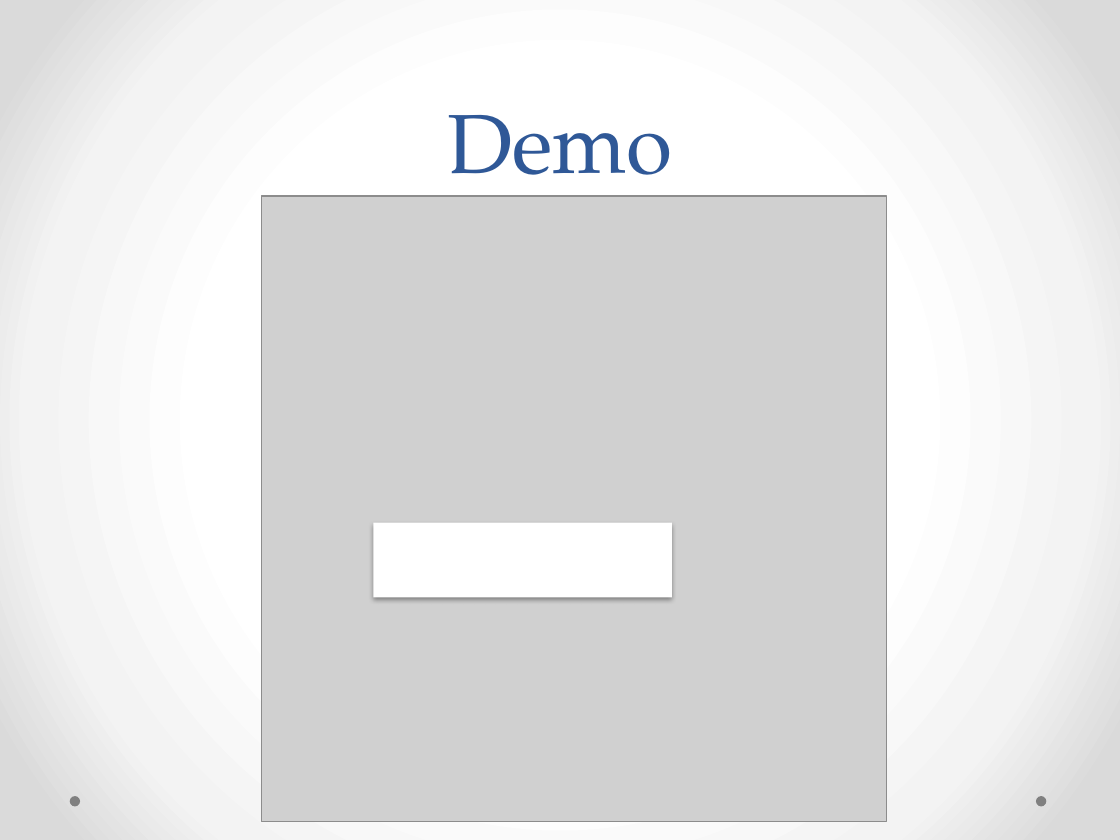
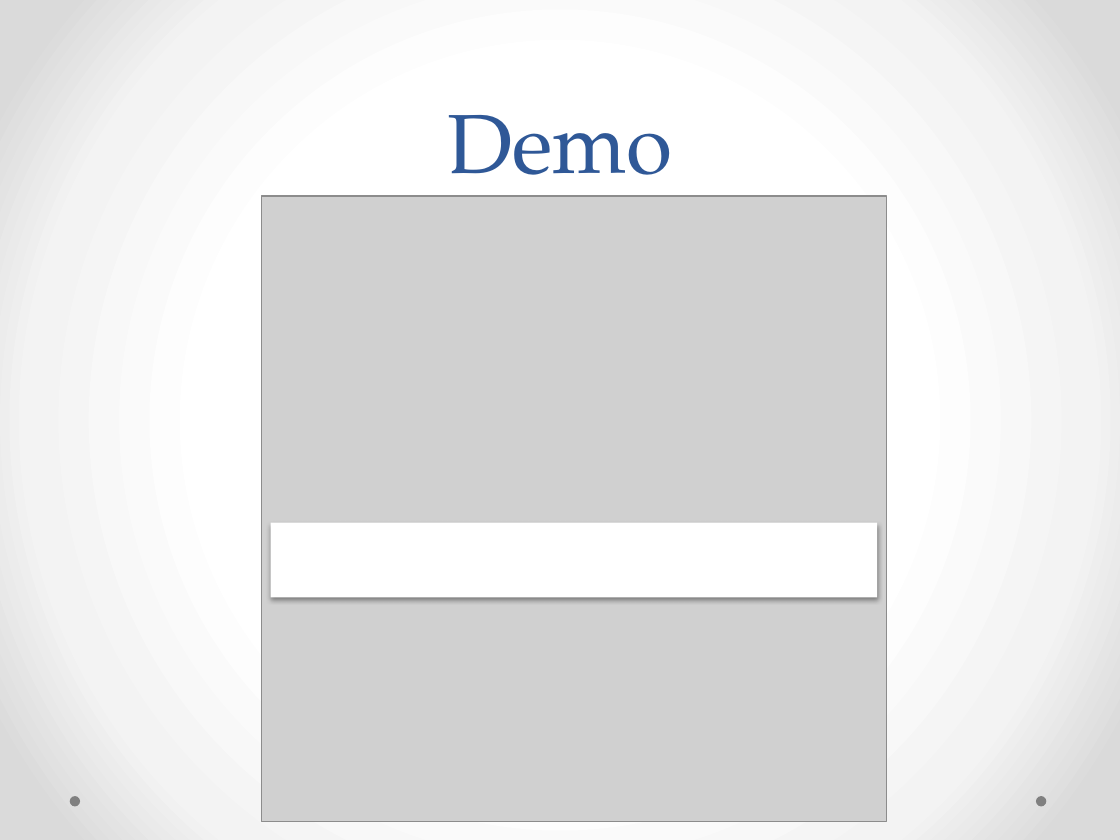
Before and after one commit to samiriff/GWClassifier, a slide deck: slide 24 of Report-Paper/Presentation_Final.pptx (slide 18 before the commit). Drawn at 1120x840 pixels with LibreOffice and Linux fonts; fonts in the diff are those of the drawing; grey boxes stand for pictures. Boxes give left, top, right and bottom in pixels: in the first picture for what was removed or moved away, otherwise in the second. Text is boxed around its words. In the diff, an @@ line names an element or a change of style, - is before the commit and + after.

```diff
--- a/Report-Paper/Presentation_Final.pptx
+++ b/Report-Paper/Presentation_Final.pptx
@@ rectangle: place and size @@
-rectangle at (373, 523, 672, 598)
+rectangle at (271, 523, 878, 598)
```
Also in this commit, not shown: 20 other slides changed, 6 slides added, 2 other files.
